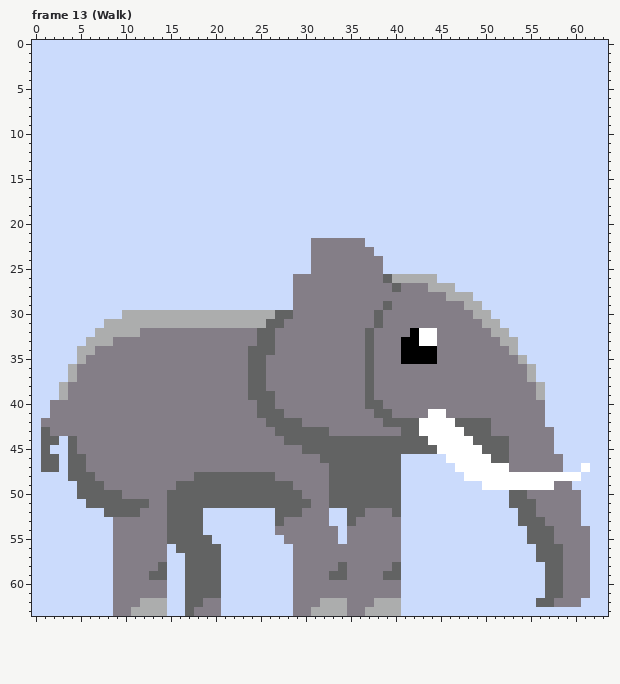
Edited in one commit: pixel-art file (Elephant.aseprite). The picture above was drawn from the file before the commit.
64x64 pixels, 16 frames. Shown: frame 13 (Walk). The commit also changed other frames, which this record leaves out.
Now the later version:
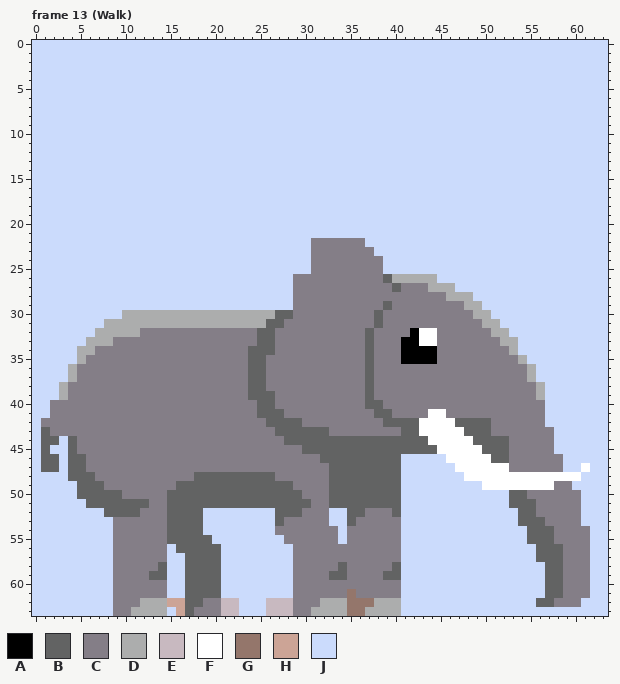
Palette (. is transparent): A #000000  B #626363  C #847e87  D #acadad  E #c8b9c0  F #ffffff  G #94766b  H #cca496  J #cbdbfc
Difference:
layer "Body" added
layer "Particles & whatnot" added
layer "Layer 2" removed
Frame 13 (Walk), layer "Particles & whatnot":
Colour J gives way to colour E in rows 62 to 63 at x 21 to 22 and 26 to 28.
Colour C gives way to colour G in row 61 at x 35; in row 62 at x 35 to 37; in row 63 at x 35 to 36.
Colour J gives way to colour H in row 62 at x 15 to 16; in row 63 at x 16.
Changed places in both pictures, as pixel boxes (x1, y1, x2, y2):
changed: (347, 589, 374, 616)
changed: (167, 598, 185, 616)
changed: (221, 598, 293, 616)
